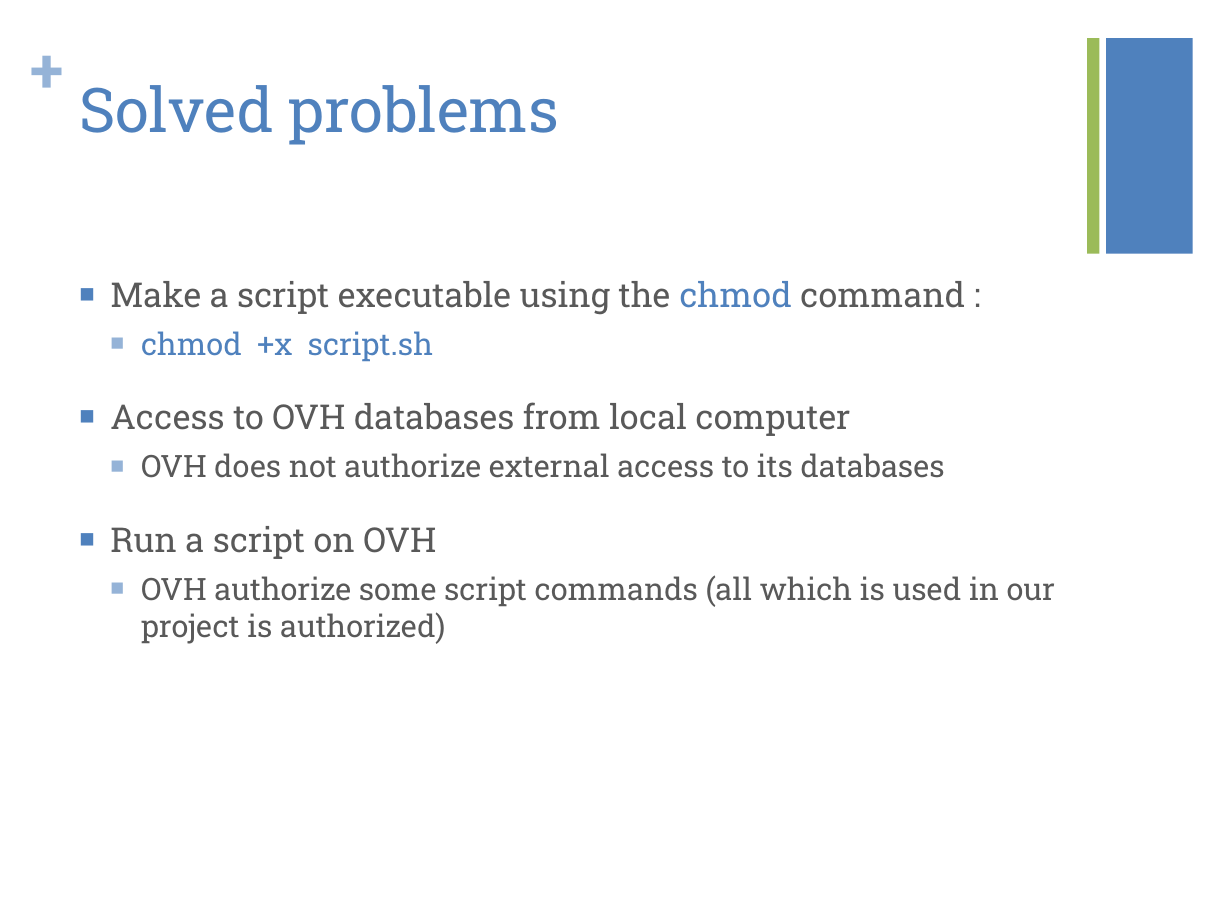
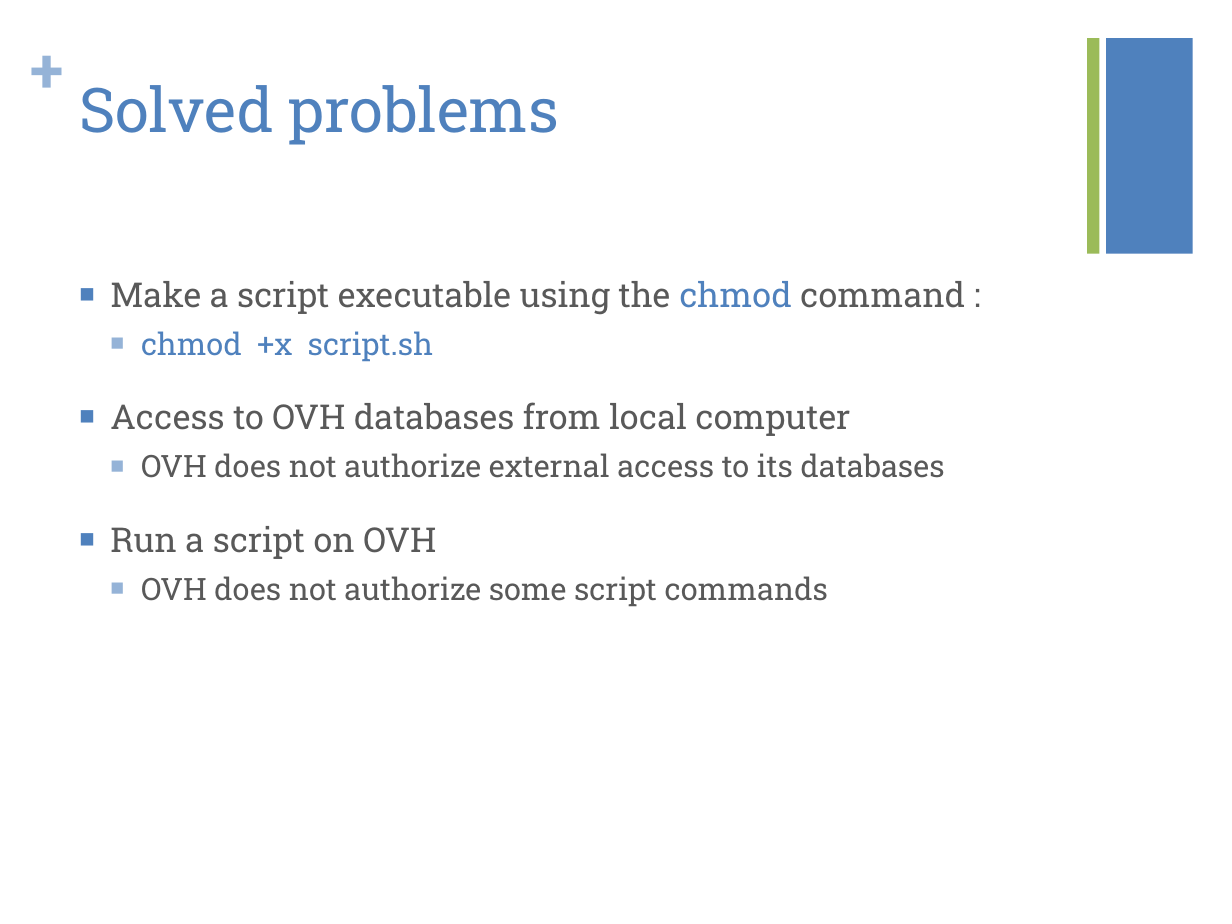
Before and after one commit to kiago/isepse2014, a slide deck: slide 9 of projects/easyBackup/easyBackupPresentation.pptx (slide 8 before the commit). Drawn at 1232x924 pixels with LibreOffice and Linux fonts; fonts in the diff are those of the drawing. Boxes give left, top, right and bottom in pixels: in the first picture for what was removed or moved away, otherwise in the second. Text is boxed around its words. In the diff, an @@ line names an element or a change of style, - is before the commit and + after.

```diff
--- a/projects/easyBackup/easyBackupPresentation.pptx
+++ b/projects/easyBackup/easyBackupPresentation.pptx
@@ text at (141,576,828,607): text changed @@
-  ■ OVH authorize some script commands (all which is used in our project is authorized)
+  ■ OVH does not authorize some script commands
```
Also in this commit, not shown: 6 other slides changed, 2 slides added, 2 slides removed.
